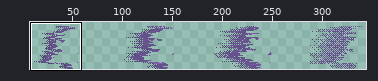
A pixel-art file gets an edit: Assets/Characters/Carter/Demon/demon_clone_ghost.aseprite. The picture above shows the old version from afar; the outline marks the close-up.
Close-up. First the earlier version:
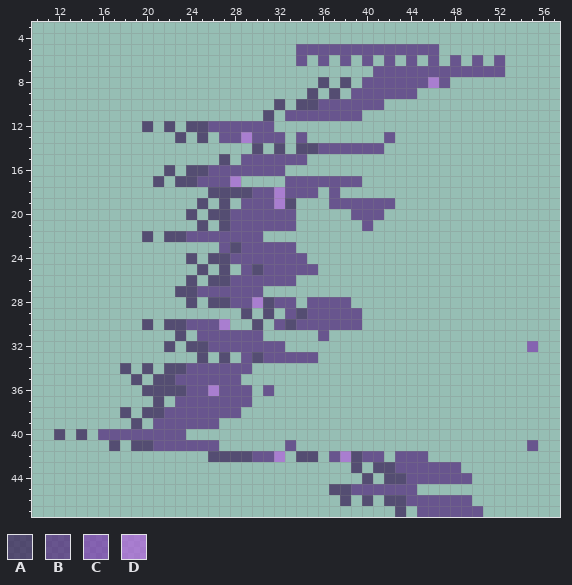
384x48 pixels, 1 frame. Shown: x 10..57, y 3..47. The wide view leaves out empty margins. The commit also changed other parts of the picture, which this record leaves out.
Palette (. is transparent): A #2e0c4ca2  B #4e1878a2  C #7c2eb0a2  D #b45ae0a2
Pixels before, first column x 12:
 5 ......................BBBBBBBBBBBBB.........
 6 ......................B.B.B.B.B.B.B.B.B.B...
 7 .............................BBBBBBBBBBBB...
 8 ........................A.A.BBBBBBDB........
 9 .......................A.A.BBBBBB...........
10 ....................A.AABBBBBB..............
11 ...................A.BBBBBBB................
12 ........A.A.AABBBBBB........................
13 ...........A.A.BBDBBB.B.......B.............
14 ..................A.A.AABBBBBB..............
15 ...............A.BBBBBB.....................
16 ..........A.AABBBBBBB.......................
17 .........A.AABBBD....BBBBBBB................
18 ..............AAAABBDBBB.B..................
19 .............A.A.BBBDA...BBBBBB.............
20 ............A.AABBBBBB.....BBB..............
21 .............A.ABBBBBB......B...............
22 ........A.AABBBBBBB.........................
23 ...............BABBBBB......................
24 ............A.AABBBBBBB.....................
25 .............A.A.BABBBBB....................
26 ............A.AABBBBBB......................
27 ...........AABBBBBB.........................
28 ............A.AABBDABB.BBBB.................
29 .................A.A.BABBBBB................
30 ........A.AABBBD..A.BABBBBBB................
31 ...........A.BBBBBB.....B...................
32 ..........A.AABBBBBBB......................C
33 .............A.A.BABBBBB....................
34 ......A.A.AABBBBBB..........................
35 .......A.AABBBBBB...........................
36 ........AAAABBDBBB.B........................
37 .........A.BBBBBBB..........................
38 ......A.AABBBBBBB...........................
39 .......A.BBBBBB.............................
40 A.A.BBBBBBBB................................
41 .....A.AABBBBBB......B.....................B
42 ..............AAAABBD.AA.BDABB.BBB..........
43 ...........................A.AABBBBBB.......
44 ............................A.AABBBBBB......
45 .........................AABBBBBB...........
46 ..........................A.A.AABBBBBB......
47 ...............................A.BBBBBB.....
Once edited:
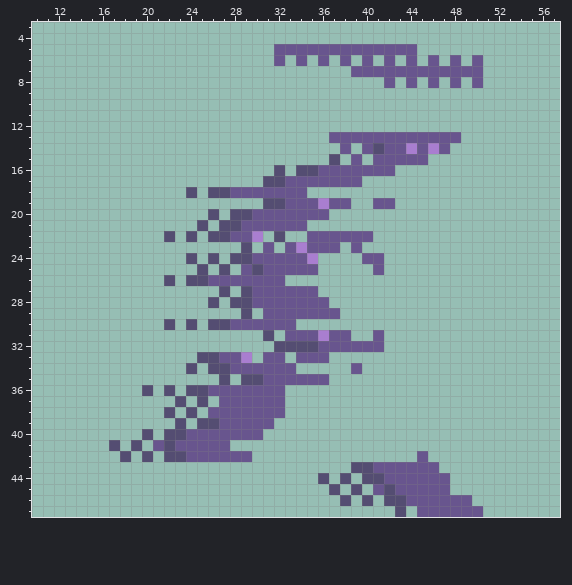
From old to new:
y 5: x 32..33 .. -> BB; x 45..46 BB -> ..
y 6: x 32 . -> B; x 52 B -> .
y 7: x 39..40 .. -> BB; x 51..52 BB -> ..
y 8: x 36 A -> .; x 38 A -> .; x 40..41 BB -> ..; x 43 B -> .; x 45..48 BDB. -> .B.B; x 50 . -> B
y 9: x 35 A -> .; x 37 A -> .; x 39..44 BBBBBB -> ......
y 10: x 32 A -> .; x 34..41 AABBBBBB -> ........
y 11: x 31 A -> .; x 33..39 BBBBBBB -> .......
y 12: x 20 A -> .; x 22 A -> .; x 24..31 AABBBBBB -> ........
y 13: x 23 A -> .; x 25 A -> .; x 27..32 BBDBBB -> ......; x 34 B -> .; x 37..41 ..... -> BBBBB; x 43..48 ...... -> BBBBBB
y 14: x 30 A -> .; x 32 A -> .; x 34..37 AABB -> ....; x 39 B -> .; x 41..47 B...... -> ABBDBDB
y 15: x 27 A -> .; x 29..34 BBBBBB -> ......; x 37 . -> A; x 39 . -> B; x 41..45 ..... -> BBBBB
y 16: x 22 A -> .; x 24..32 AABBBBBBB -> ........A; x 34..42 ......... -> AABBBBBBB
y 17: x 21 A -> .; x 23..28 AABBBD -> ......; x 31..32 .. -> AA
y 18: x 24 . -> A; x 28..29 AA -> BB; x 32 D -> B; x 35 B -> .; x 37 B -> .
y 19: x 25 A -> .; x 27 A -> .; x 29..36 BBBDA... -> ..AABBBD; x 39..40 BB -> ..
y 20: x 24 A -> .; x 27..29 ABB -> .AA; x 34..36 ... -> BBB; x 39..41 BBB -> ...
y 21: x 28 B -> A; x 34 . -> B; x 40 B -> .
y 22: x 20 A -> .; x 23..27 ABBBB -> .A.AA; x 30 B -> D; x 32 . -> A; x 35..40 ...... -> BBBBBB
y 23: x 27..30 BABB -> ..A.; x 32 B -> .; x 34..37 .... -> DBBB; x 39 . -> B
y 24: x 27..29 ABB -> .AA; x 35 . -> D; x 40..41 .. -> BB
y 25: x 41 . -> B
y 26: x 22 . -> A; x 25..27 .AA -> ABB; x 33 B -> .
y 27: x 23..29 AABBBBB -> ....A.A; x 31..35 ..... -> BBBBB
y 28: x 24 A -> .; x 27..31 ABBDA -> .AABB; x 34 . -> B; x 37..38 BB -> ..
y 29: x 31..32 A. -> BB; x 34 A -> B; x 38..39 BB -> ..
y 30: x 20 A -> .; x 23..31 ABBBD..A. -> .A.AABBBB; x 33..39 ABBBBBB -> B......
y 31: x 23 A -> .; x 25..31 BBBBBB. -> ......A; x 33..38 ...B.. -> BBBDBB; x 41 . -> B
y 32: x 22 A -> .; x 24..41 AABBBBBBB......... -> ........AAAABBBBBB; x 55 C -> .
y 33: x 26..30 .A.BA -> ABBD.; x 33 B -> .; x 36 . -> B
y 34: x 18 A -> .; x 20 A -> .; x 22..27 AABBBB -> ..A.AA; x 30..33 .... -> BBBB; x 39 . -> B
y 35: x 19 A -> .; x 21..36 AABBBBBB........ -> ......A.AABBBBBB
y 36: x 21 A -> .; x 23..26 ABBD -> .AAB; x 30 . -> B; x 32 . -> B
y 37: x 21 A -> .; x 23..26 BBBB -> A.A.; x 30..32 ... -> BBB
y 38: x 18 A -> .; x 20..25 AABBBB -> ..A.A.; x 29..32 .... -> BBBB
y 39: x 19 A -> .; x 21..31 BBBBBB..... -> ..A.AABBBBB
y 40: x 12 A -> .; x 14 A -> .; x 16..30 BBBBBBBB....... -> ....A.AABBBBBBB
y 41: x 20 A -> .; x 22 B -> A; x 27 . -> B; x 33 B -> .; x 55 B -> .
y 42: x 18 . -> A; x 20 . -> A; x 22..32 ....AAAABBD -> AABBBBBB...; x 34..35 AA -> ..; x 37..41 BDABB -> .....; x 43..44 BB -> ..
y 43: x 40..42 .AA -> ABB; x 47..48 BB -> ..
y 44: x 36 . -> A; x 38 . -> A; x 41..43 .AA -> ABB; x 48..49 BB -> ..
y 45: x 38..40 ABB -> .A.; x 42 B -> A; x 45..47 ... -> BBB
